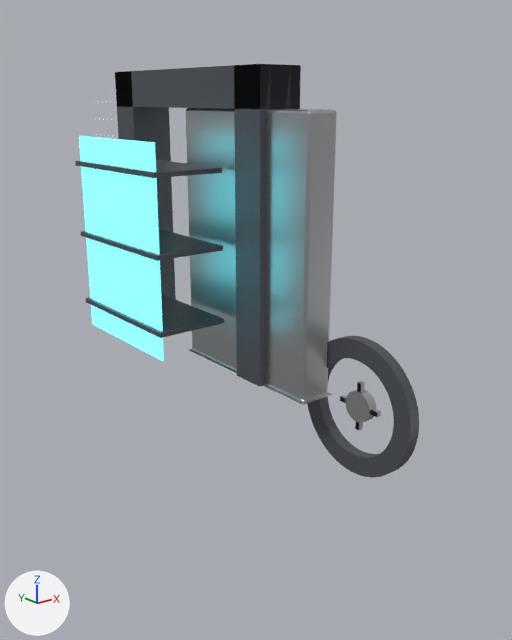
Before and after pictures for a commit that changed the FBX model Assets/_Project/Art/Generated/Vault.fbx.
The view is the same before and after, from a 50 mm camera at (-4.61, -6.79, 2.9) aimed at (0.41, -0.51, 0.39). Every picture has the same lights, and +X, +Y and +Z are marked at lower left. The first picture is the older version. Where no turn or scale is listed for an object, it has been applied to the vertices.

The scene before the commit, as lines of its bpy script (objects in view):
```python
me_vault_door = bpy.data.meshes.new('Vault_Door')
me_vault_door.from_pydata(...)  # 56 vertices, 54 faces; spans x -0.2..0.2, y 0.0..2.8, z -1.03..1.03
me_vault_door.materials.append(mat_vaultsteel)  # light grey #c4c5c8
me_vault_frame_r = bpy.data.meshes.new('Vault_Frame_R')
me_vault_frame_r.from_pydata(...)  # a box spanning x -0.25..0.25, y -0.2..0.2, z -1.6..1.6
me_vault_frame_r.materials.append(mat_vaultdark)  # dark grey #61656c
me_vault_wheel = bpy.data.meshes.new('Vault_Wheel')
me_vault_wheel.from_pydata(...)  # a 32-sided cylinder along x spanning x 0.175..0.275, y -1.56..-1.24, z -0.16..0.16
me_vault_wheel.materials.append(mat_vaultsteel)  # light grey #c4c5c8
ob_vault_door = bpy.data.objects.new('Vault_Door', me_vault_door)
ob_vault_door.parent = ob_vault_doorpivot
ob_vault_door.location = (0.0, 0.0, 0.0)
ob_vault_frame_r = bpy.data.objects.new('Vault_Frame_R', me_vault_frame_r)
ob_vault_frame_r.location = (0.0, 1.2, 1.6)
ob_vault_wheel = bpy.data.objects.new('Vault_Wheel', me_vault_wheel)
ob_vault_wheel.location = (0.0, -1.0, 0.0)
# also in view: 'Vault_Archive_Shelf1' at (-0.7, 0.0, 1.4); 'Vault_Archive_Glow' at (-1.05, 0.0, 1.4); 'Vault_Archive_Shelf0' at (-0.7, 0.0, 0.6); 'Vault_Frame_L' at (0.0, -1.2, 1.6); 'Vault_Frame_Top' at (0.0, 0.0, 3.0)
```
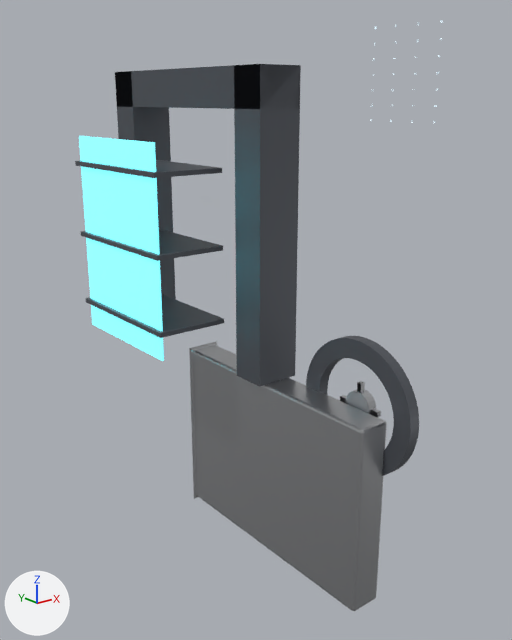
Location of each change, (x1, y1, x2, y2) in pixels of the pictures (512 x 640 px):
'Vault_Door', moved, turned
    before: (186, 108, 337, 405)
    after: (189, 341, 387, 611)

Diff of the bpy script that builds the scene:
```diff
--- a/Assets/_Project/Art/Generated/Vault.fbx.py
+++ b/Assets/_Project/Art/Generated/Vault.fbx.py
@@ ob_vault_door @@
 ob_vault_door.parent = ob_vault_doorpivot
-ob_vault_door.location = (0.0, 0.0, 0.0)
+ob_vault_door.location = (0.0, -1.0, -1.0)
+ob_vault_door.rotation_euler = (1.571, 0.0, 0.0)  # degrees (90, 0, 0)
```
